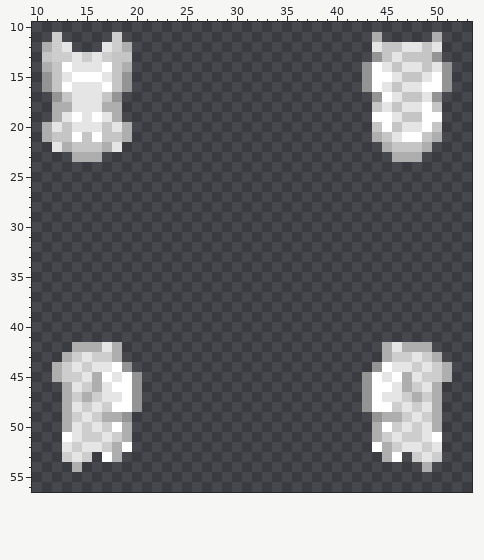
Edited in one commit: pixel-art sprite (Resources/Textures/Mobs/Species/Vox/parts.rsi/torso.png). The first picture shows the starting point.
The file is 64x64 pixels. Shown: x 10..53, y 10..56.
The result:
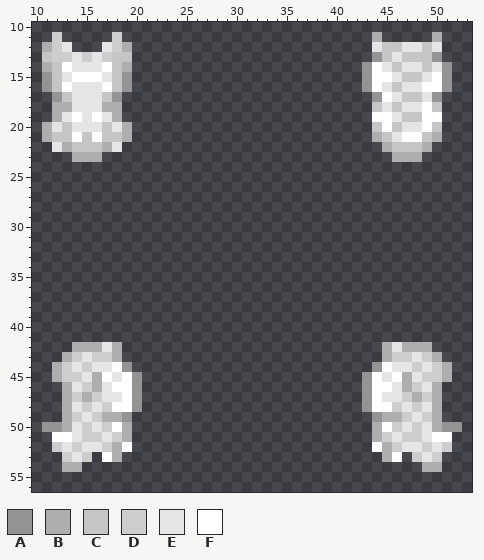
Palette (. is transparent): A #949494  B #aeaeae  C #c5c5c5  D #cdcdcd  E #e5e5e5  F #ffffff
The edit:
Changed rows in their new state; - is an unchanged pixel.
first column x 11:
50 AA--------------------------------------AA
51 -F--------------------------------------F-
52 -D--------------------------------------D-
54 --B------------------------------------B--
Boxes around the changes in both pictures, in picture pixels (x1, y1, x2, y2):
added: (42, 422, 72, 472)
added: (432, 422, 462, 472)
